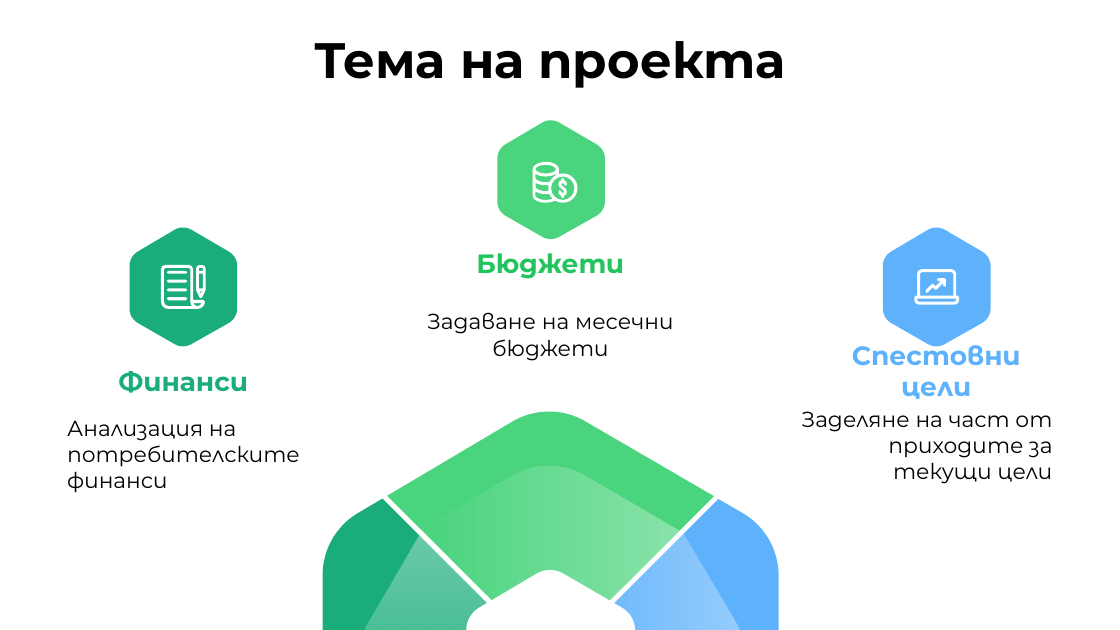
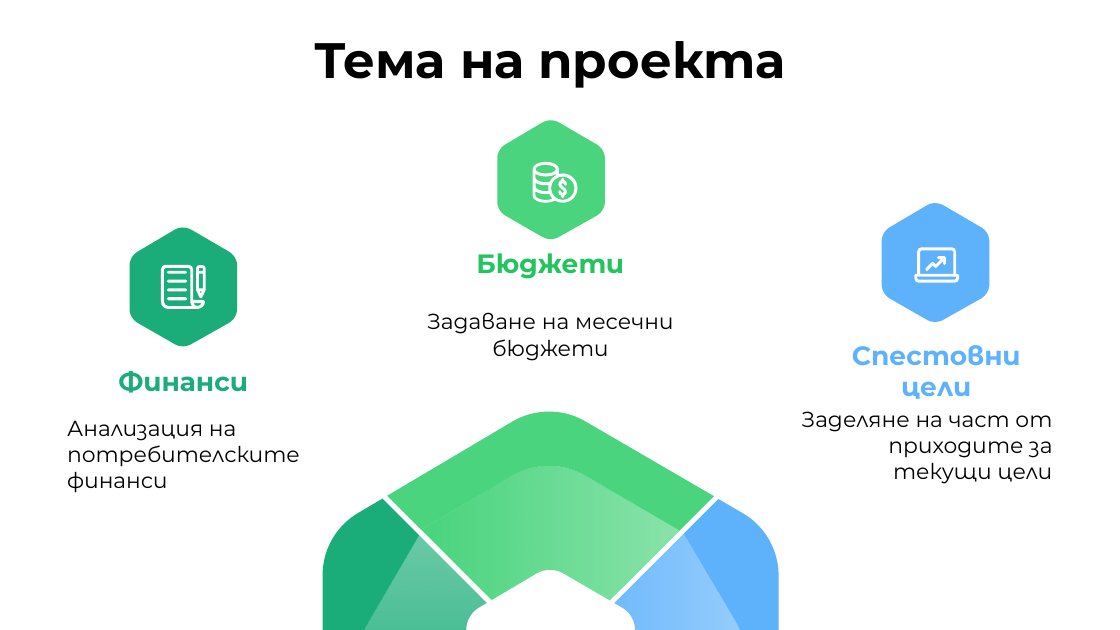
Before and after one commit to KKDinev20/Zira-2.0, a slide deck: slide 3 of documents/Zira - Presentation.pptx. Drawn at 1120x630 pixels with LibreOffice and Linux fonts; fonts in the diff are those of the drawing. Boxes give left, top, right and bottom in pixels: in the first picture for what was removed or moved away, otherwise in the second. Text is boxed around its words. In the diff, an @@ line names an element or a change of style, - is before the commit and + after.

```diff
--- a/documents/Zira - Presentation.pptx
+++ b/documents/Zira - Presentation.pptx
@@ freeform shape: place and size @@
-freeform shape at bbox=[883, 227, 990, 346]
+freeform shape at bbox=[881, 203, 989, 321]
@@ freeform shape: place and size @@
-freeform shape at bbox=[914, 269, 959, 305]
+freeform shape at bbox=[914, 248, 959, 283]
@@ freeform shape: place and size @@
-freeform shape at bbox=[925, 278, 946, 292]
+freeform shape at bbox=[925, 256, 946, 271]
```
Also in this commit, not shown: 3 other slides changed, 1 slide added, 18 other files.
